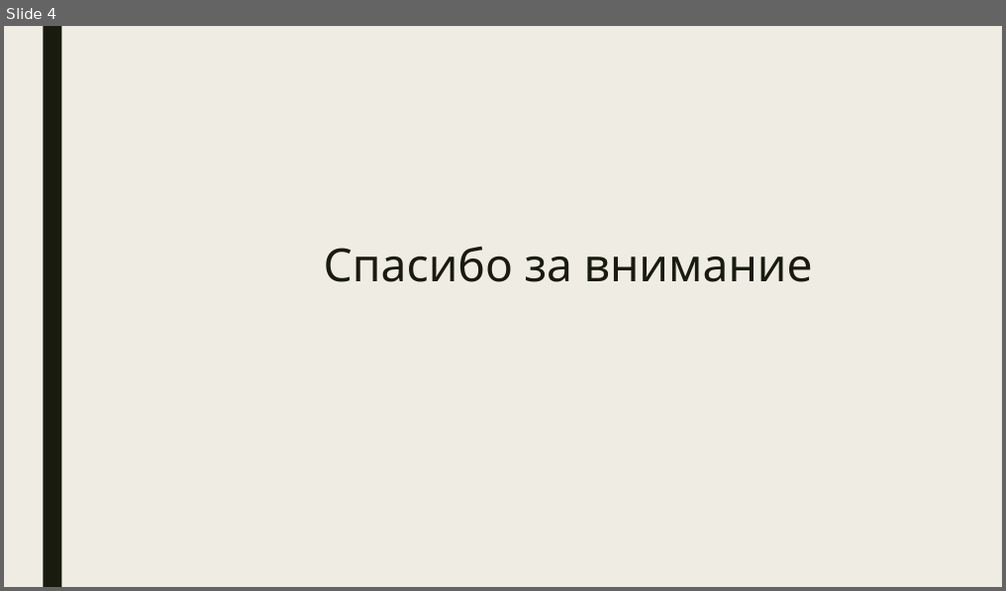
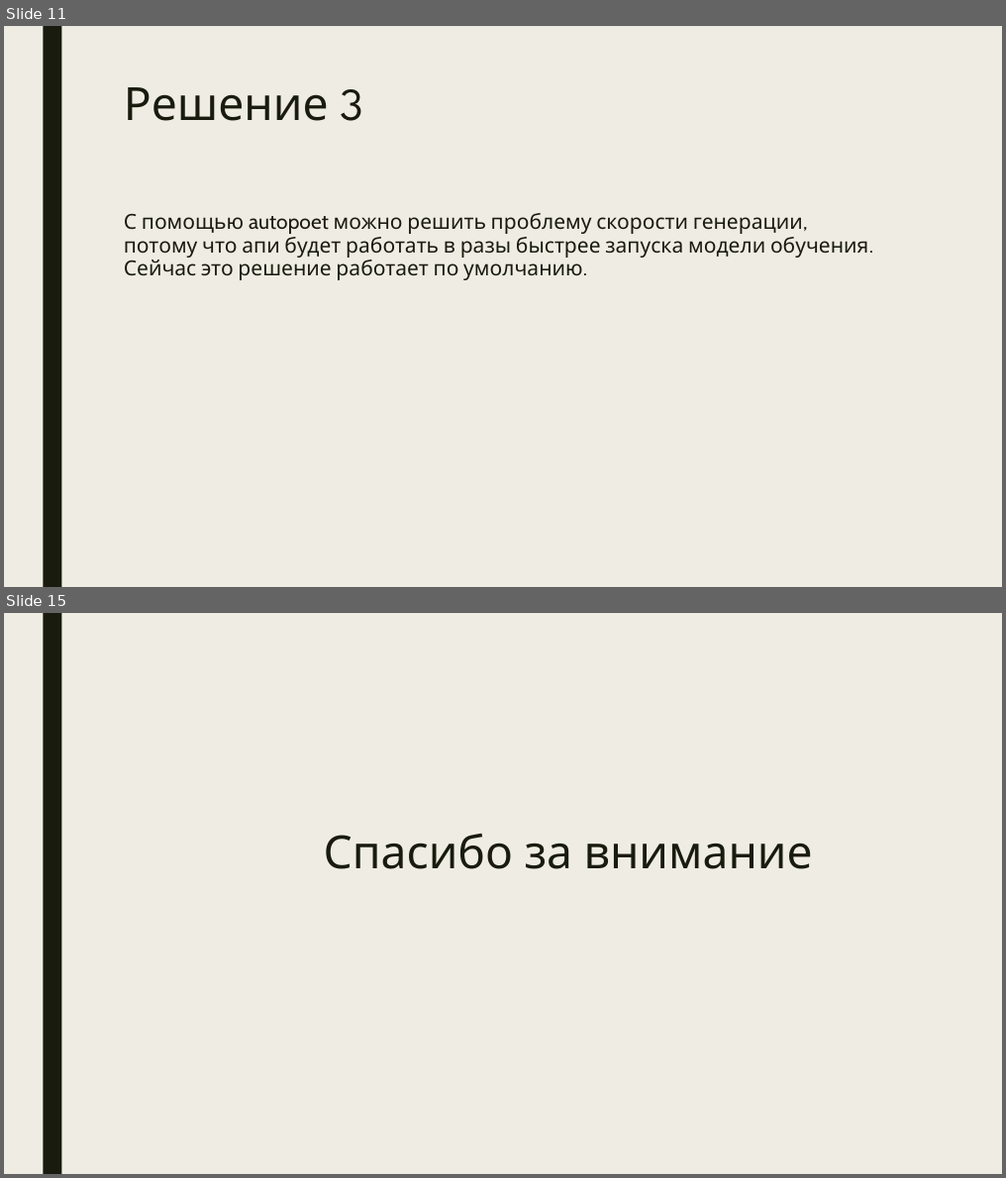
Before and after one commit to nsuglob/alice-generate-poems, a slide deck: doc_ru.pptx. Shown one above the other, each under a label of ours: slide 4 before the commit, slides 11 and 15 after it; the slides between them are not shown. The pictures are 1006x591 and 1006x1178 pixels, drawn with LibreOffice and Linux fonts; fonts in the diff are those of the drawing. Boxes give left, top, right and bottom in pixels: in the first picture for what was removed or moved away, otherwise in the second. Text is boxed around its words. In the diff, an @@ line names an element or a change of style, - is before the commit and + after.

```diff
--- a/doc_ru.pptx
+++ b/doc_ru.pptx
@@ slide 11 added at (4, 26, 1002, 587), background #EFEDE3; not listed: 1 template element that a slide beside it also shows @@
@@ text added at (124, 87, 363, 121), 44 pt, text #191B0E @@
+Решение 3
@@ text added at (124, 213, 868, 280), 20 pt, text #191B0E @@
+С помощью autopoet можно решить проблему скорости генерации, потому что апи будет работать в разы быстрее запуска модели обучения. Сейчас это решение работает по умолчанию.
@@ what was slide 4 is now slide 15 @@
```
Also in this commit, not shown: 3 slides changed, 10 other slides added.
